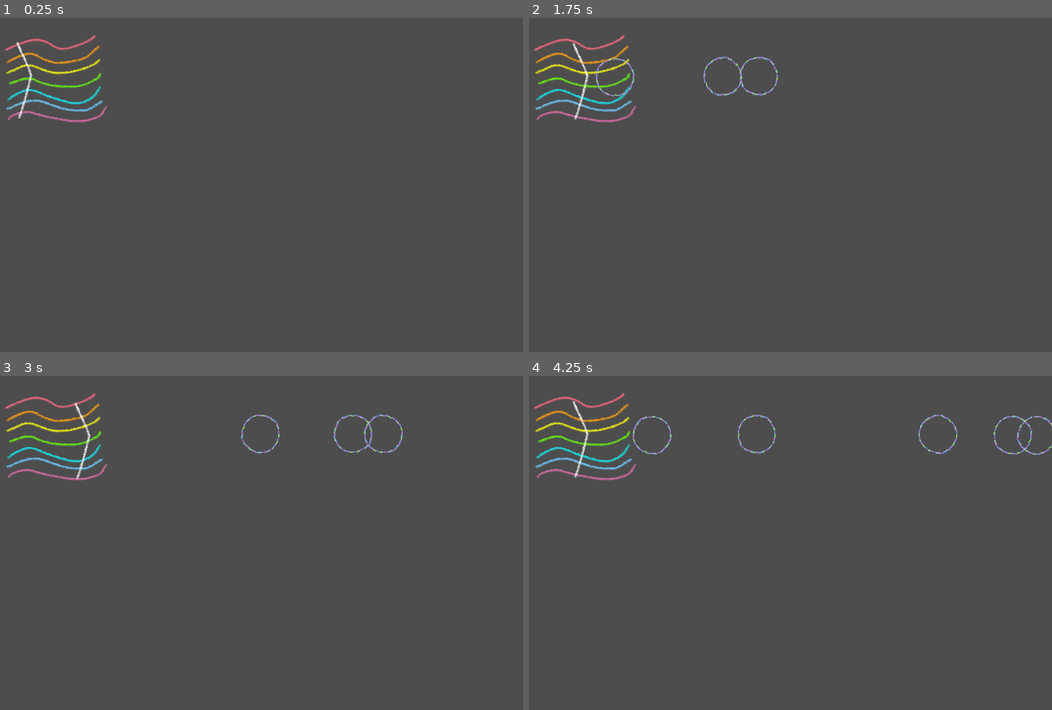
Above: before the commit, frames 1-4 (two rows, left to right).
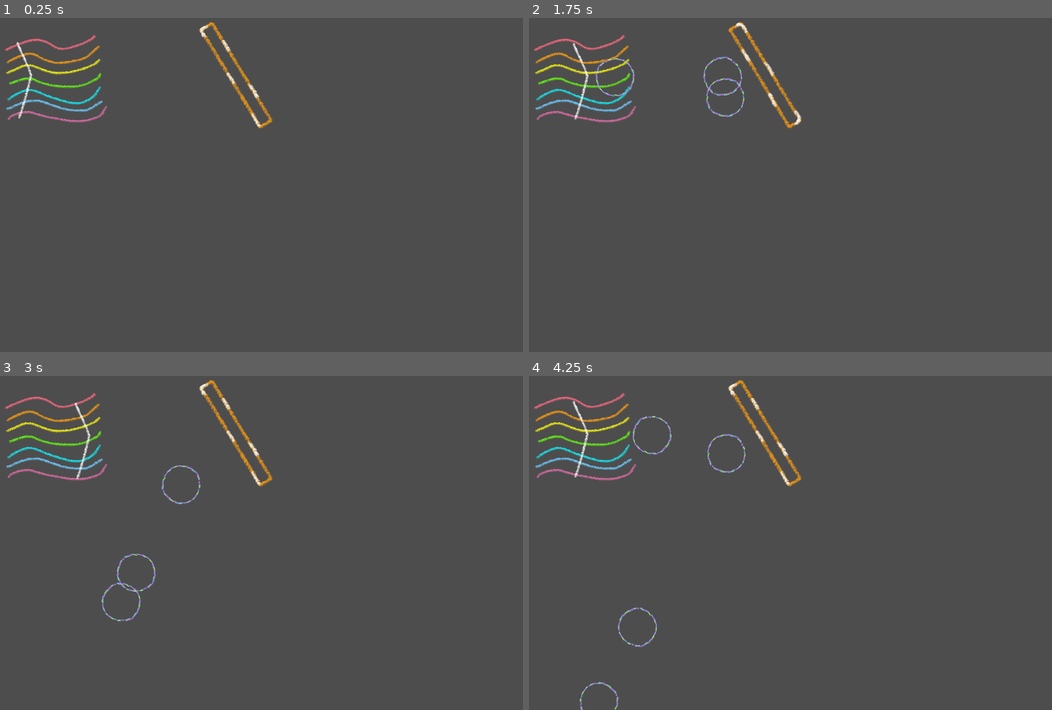
Above: after the commit, the same moments.

Repository: KuthorX/element-maze
Game: Godot game, scene res://node_2d.tscn
Same seed, same stepped clock (60 frames per second), same inputs: the game is played once before the commit and once after it.
Inputs:
- Up to frame 1 (0.25 s): no input
- Up to frame 2 (1.75 s): tap Enter (ui_accept) at 0.5, 0.77, 1.52 s
- Up to frame 3 (3 s): no input
- Up to frame 4 (4.25 s): tap Enter (ui_accept) at 3.02, 3.77 s

The runs differ from the first frame. In frame 1, 0.6% of the frame differs, in the area x 38-53%, y 1-34%; in frame 2, 0.8%; in frame 3, 1.2%; in frame 4, 1.3%, in the area x 9-100%, y 1-100%.

Commit message:
feat: BounceFlat

Diff:
--- /dev/null
+++ b/SpriteFrames/BounceFlat.tres
@@ -0,0 +1,18 @@
+[gd_resource type="SpriteFrames" load_steps=3 format=3 uid="uid://7r7iwjosu258"]
+
+[ext_resource type="Texture2D" uid="uid://cxchire1keepa" path="res://images/BounceFlat_1.png" id="1_xpxkh"]
+[ext_resource type="Texture2D" uid="uid://dpb712cvmxx4y" path="res://images/BounceFlat_2.png" id="2_t54sq"]
+
+[resource]
+animations = [{
+"frames": [{
+"duration": 1.0,
+"texture": ExtResource("1_xpxkh")
+}, {
+"duration": 1.0,
+"texture": ExtResource("2_t54sq")
+}],
+"loop": true,
+"name": &"default",
+"speed": 1.0
+}]
--- a/node_2d.tscn
+++ b/node_2d.tscn
@@ -1,8 +1,17 @@
-[gd_scene load_steps=4 format=3 uid="uid://l5rjn8rcbgs7"]
+[gd_scene load_steps=8 format=3 uid="uid://l5rjn8rcbgs7"]
 
 [ext_resource type="Texture2D" uid="uid://cygvgtb2efe2g" path="res://images/ElementSource.png" id="1_epypp"]
 [ext_resource type="Script" uid="uid://xh0e5d3lj14e" path="res://scripts/ElementSource.gd" id="2_0e48y"]
 [ext_resource type="SpriteFrames" uid="uid://r6t4fiwohjp7" path="res://SpriteFrames/ElementSourceArrow.tres" id="3_epypp"]
+[ext_resource type="SpriteFrames" uid="uid://7r7iwjosu258" path="res://SpriteFrames/BounceFlat.tres" id="5_kdubu"]
+[ext_resource type="Script" uid="uid://c1ijpdu63rwha" path="res://scripts/BounceFlat.gd" id="5_q6r6c"]
+
+[sub_resource type="CapsuleShape2D" id="CapsuleShape2D_q6r6c"]
+radius = 127.27344
+height = 1898.1819
+
+[sub_resource type="RectangleShape2D" id="RectangleShape2D_q6r6c"]
+size = Vector2(1031.1355, 2551.233)
 
 [node name="Node2D" type="Node2D"]
 
@@ -22,6 +31,27 @@
 autoplay = "default"
 
 [node name="BounceFlat" type="Sprite2D" parent="."]
+position = Vector2(1265.9999, 338.00003)
+rotation = -0.5456184
+scale = Vector2(0.22, 0.275)
+script = ExtResource("5_q6r6c")
+momentum_absorption_rate = 0.1
+bounce_efficiency = 1.2
+
+[node name="BounceFlatStaticBody2D" type="StaticBody2D" parent="BounceFlat"]
+
+[node name="CollisionShape2D" type="CollisionShape2D" parent="BounceFlat/BounceFlatStaticBody2D"]
+visible = false
+position = Vector2(-31.817696, 0)
+shape = SubResource("CapsuleShape2D_q6r6c")
+
+[node name="CollisionShape2D2" type="CollisionShape2D" parent="BounceFlat/BounceFlatStaticBody2D"]
+position = Vector2(-35.382324, 46.625977)
+shape = SubResource("RectangleShape2D_q6r6c")
+
+[node name="AnimatedSprite2D" type="AnimatedSprite2D" parent="BounceFlat"]
+sprite_frames = ExtResource("5_kdubu")
+autoplay = "default"
 
 [node name="WhiteWall" type="Sprite2D" parent="."]
 
--- /dev/null
+++ b/scripts/BounceFlat.gd
@@ -0,0 +1,40 @@
+extends Sprite2D
+
+@export var momentum_absorption_rate: float = 0.3  # 动量吸收率 (0.0-1.0)
+@export var bounce_efficiency: float = 0.8  # 反弹效率
+
+func _ready():
+	pass
+
+func handle_colorball_collision(colorball):
+	# 获取 ColorBall 的当前动量和方向
+	var current_momentum = colorball.get("momentum")
+	var current_direction = colorball.get("direction")
+
+	if current_momentum <= 0:
+		return
+
+	# 计算 BounceFlat 的法向量（垂直于表面的向量）
+	var bounce_normal = get_bounce_normal()
+
+	# 计算反射向量：direction = direction - 2 * dot(direction, normal) * normal
+	var dot_product = current_direction.dot(bounce_normal)
+	print("current_direction", current_direction)
+	print("bounce_normal", bounce_normal)
+	print("dot_product", dot_product)
+	var reflected_direction = current_direction - 2 * dot_product * bounce_normal
+
+	# 应用动量损失和反弹
+	var absorbed_momentum = current_momentum * momentum_absorption_rate
+	var remaining_momentum = current_momentum - absorbed_momentum
+	var bounced_momentum = remaining_momentum * bounce_efficiency
+
+	# 更新 ColorBall 的状态
+	colorball.set("momentum", bounced_momentum)
+	colorball.set("direction", reflected_direction.normalized())
+
+func get_bounce_normal():
+	# 根据 BounceFlat 的旋转角度计算法向量
+	# 默认法向量向右边，然后根据旋转角度调整
+	var rotation_radians = rotation - deg_to_rad(90)
+	return Vector2(sin(rotation_radians), -cos(rotation_radians))
--- a/scripts/ColorBall.gd
+++ b/scripts/ColorBall.gd
@@ -6,9 +6,22 @@
 @export var direction: Vector2 = Vector2.RIGHT
 
 var velocity: Vector2 = Vector2.ZERO
+var previous_position: Vector2
+
+func _ready():
+	previous_position = global_position
+	var notifier := VisibleOnScreenNotifier2D.new()
+	add_child(notifier)
+	notifier.connect("screen_exited", Callable(self, "_on_screen_exited"))
 
 func _physics_process(delta):
+	# 检测碰撞
+	check_collisions()
+
 	self.rotation += angular_speed * delta
+
+	# 更新前一个位置
+	previous_position = global_position
 
 	# 将当前动量转换为速度向量
 	if momentum > 0.0:
@@ -17,3 +30,23 @@
 		momentum = max(0.0, momentum - momentum_decay_per_second * delta)
 	else:
 		velocity = Vector2.ZERO
+
+
+func check_collisions():
+	# 使用射线检测来检查是否与 BounceFlat 碰撞
+	var space_state = get_world_2d().direct_space_state
+	var query = PhysicsRayQueryParameters2D.create(previous_position, global_position)
+	query.exclude = [self]  # 排除自身
+
+	var result = space_state.intersect_ray(query)
+	print("check_collisions result", result)
+	if result and result.collider:
+		var collider = result.collider
+		# 检查是否是 BounceFlat
+		if collider.name == "BounceFlatStaticBody2D" and collider.get_parent().has_method("handle_colorball_collision"):
+			# 触发 BounceFlat 的碰撞处理
+			print("hit BounceFlatStaticBody2D")
+			collider.get_parent().handle_colorball_collision(self)
+
+func _on_screen_exited():
+	queue_free()
Binary file added: images/BounceFlat.png
Not shown, added: images/BounceFlat.png.import
Binary file added: images/BounceFlat_1.png
Not shown, added: images/BounceFlat_1.png.import
Binary file added: images/BounceFlat_2.png
Not shown, added: images/BounceFlat_2.png.import
Not shown, added: scripts/BounceFlat.gd.uid
Not shown, added: doc/美术说明.md
